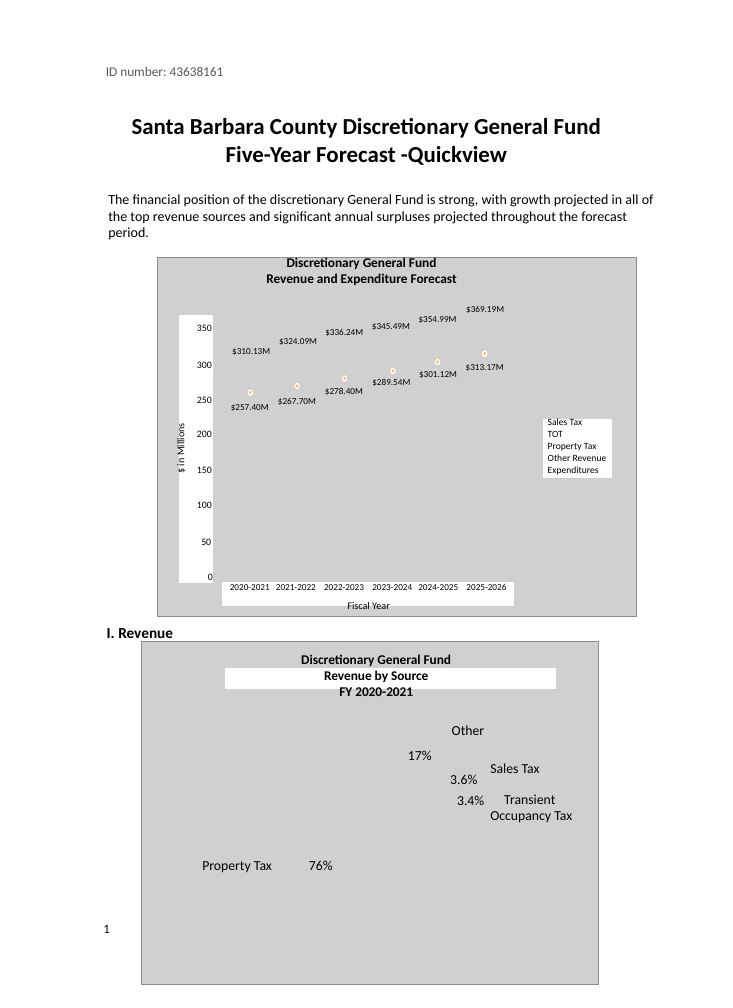
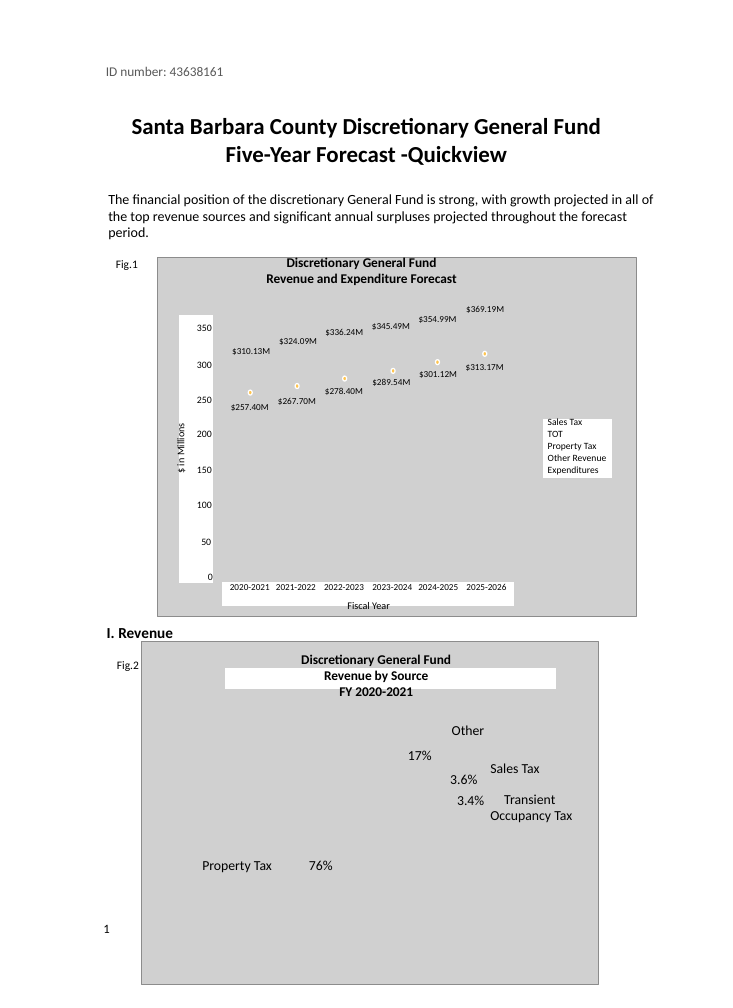
Before and after one commit to gillsarah/5yr_govt_forecast_viz, a slide deck: slide 1 of Version 2 - SB 5yr forecast viz -writup.pptx. Drawn at 733x1008 pixels with LibreOffice and Linux fonts; fonts in the diff are those of the drawing; grey boxes stand for pictures. Boxes give left, top, right and bottom in pixels: in the first picture for what was removed or moved away, otherwise in the second. Text is boxed around its words. In the diff, an @@ line names an element or a change of style, - is before the commit and + after.

```diff
--- a/Version 2 - SB 5yr forecast viz -writup.pptx
+++ b/Version 2 - SB 5yr forecast viz -writup.pptx
@@ text added at (116,260,138,270), 9 pt, text #000000 @@
+Fig.1
@@ text added at (117,661,139,671), 9 pt, text #000000 @@
+Fig.2
```
Also in this commit, not shown: 2 other slides changed, 2 other files.
